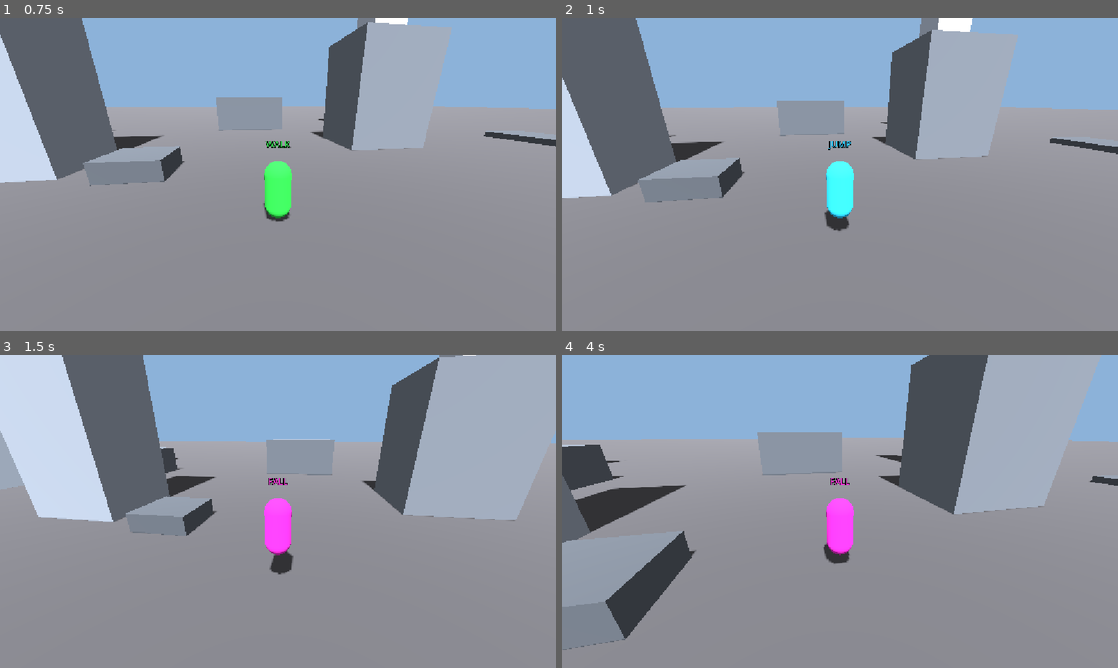
Above: before the commit, frames 1-4 (two rows, left to right).
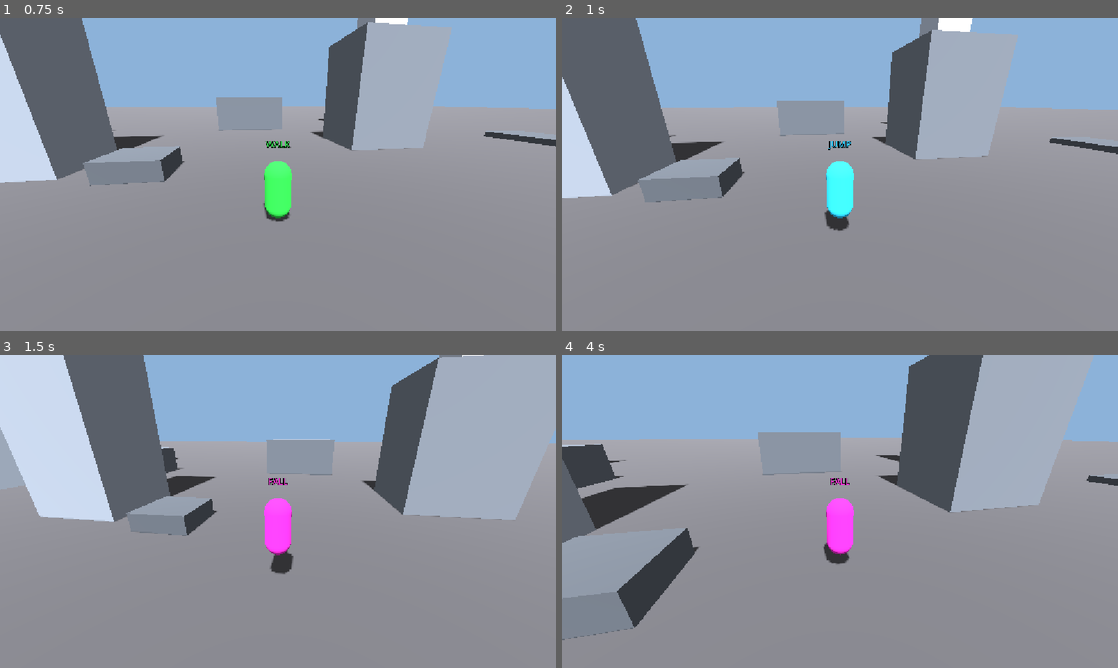
Above: after the commit, the same moments.

Repository: chesta132/spider-physics
Game: Godot game, scene res://scenes/main.tscn
Two runs of this game, one before a commit and one after it. Both use one fixed random seed, a clock stepped at 60 frames per second and the inputs below.
Inputs (mouse positions are in pixels of both pictures, inside the frame that each line leads up to):
- Up to frame 1 (0.75 s): tap Enter at 0.5 s; move the mouse to (305, 174) at 0.52 s; hold W (move_forward) from 0.53 s (still down); click (305, 174) at 0.6 s
- Up to frame 2 (1 s): keep holding W (move_forward); tap Space (jump) at 0.77 s; right-click (867, 174) at 0.8 s
- Up to frame 3 (1.5 s): keep holding W (move_forward); tap Space (jump) at 1.07 s; move the mouse to (250, 511) at 1.27 s; right-click (250, 511) at 1.35 s
- Up to frame 4 (4 s): keep holding W (move_forward); tap Space (jump) at 1.52, 1.55, 1.82, 3.02, 3.32, 3.77, 3.8 s; move the mouse to (851, 505) at 2.02 s; hold Space (jump) 2.03-2.78 s; click (851, 505) at 2.3 s; move the mouse to (834, 517) at 2.77 s; tap Mouse wheel up (cam_zoom_in) at 2.85 s; click (834, 517) at 2.92 s; right-click (834, 517) at 3.05 s; move the mouse to (878, 514) at 3.52 s; hold Mouse wheel down (cam_zoom_out) from 3.53 s (still down)

Frame 1 is identical in both runs. In frame 2, less than 0.1% of the frame differs, in the area x 0-88%, y 1-68%; in frame 3, 0.4%; in frame 4, 2.2%, in the area x 0-97%, y 0-95%.

Commit message:
Step 3 complete: fixed-length pendulum web swing, geometry-only anchors, release cases A/B, pendulum F3 readout

Diff:
--- a/scenes/player.tscn
+++ b/scenes/player.tscn
@@ -3,6 +3,7 @@
 [ext_resource type="Script" path="res://scripts/player_controller.gd" id="1_ctrl"]
 [ext_resource type="Script" path="res://scripts/physics_hud.gd" id="2_hud"]
 [ext_resource type="Script" path="res://scripts/orbit_camera.gd" id="3_cam"]
+[ext_resource type="Script" path="res://scripts/web.gd" id="4_web"]
 
 [sub_resource type="CapsuleShape3D" id="cap_shape"]
 radius = 0.4
@@ -53,6 +54,14 @@
 near = 0.05
 current = true
 
+[node name="WebLeft" type="Node3D" parent="."]
+script = ExtResource("4_web")
+side = -1.0
+
+[node name="WebRight" type="Node3D" parent="."]
+script = ExtResource("4_web")
+side = 1.0
+
 [node name="StateLabel" type="Label3D" parent="."]
 position = Vector3(0, 2.3, 0)
 billboard = 1
--- a/scripts/physics_hud.gd
+++ b/scripts/physics_hud.gd
@@ -2,8 +2,8 @@
 ## F3 physics overlay (Giancoli Ch. 1-8). Hidden at startup. Developer block only in debug builds.
 
 const N_TO_M := 0.004  # display scale: arrow length in metres per newton
-const VEC_NAMES := ["F_g", "F_N", "F_app", "F_d"]
-const VEC_COLORS := [Color.RED, Color.GREEN, Color.DEEP_SKY_BLUE, Color.YELLOW]
+const VEC_NAMES := ["F_g", "F_N", "F_app", "F_d", "T"]
+const VEC_COLORS := [Color.RED, Color.GREEN, Color.DEEP_SKY_BLUE, Color.YELLOW, Color.MAGENTA]
 const CTRL := preload("res://scripts/player_controller.gd")
 
 var DEV := OS.is_debug_build()
@@ -46,6 +46,10 @@
 	_set_on(false)
 
 
+func _web():
+	return _p.web_l if _p.web_l.phase == _p.web_l.Phase.ROPE else _p.web_r
+
+
 func _unhandled_input(event: InputEvent) -> void:
 	if event.is_action_pressed("debug_hud"):
 		_set_on(not _on)
@@ -63,7 +67,7 @@
 	if not _on:
 		return
 	var origin := _p.global_position + Vector3(0, 1.0, 0)
-	var vecs := [_p.f_g, _p.f_n, _p.f_app, _p.f_d]
+	var vecs := [_p.f_g, _p.f_n, _p.f_app, _p.f_d, _web().tension_vec()]
 	_lines.clear_surfaces()
 	_lines.surface_begin(Mesh.PRIMITIVE_LINES)
 	for i in VEC_NAMES.size():
@@ -90,7 +94,13 @@
 	lines.append("Energy K = %.0f J   U = %.0f J   E = K+U = %.0f J   lost to drag = %.0f J" % [ke, ug, ke + ug, _p.drag_loss])
 	lines.append("Forces: F_g %.0f  F_N %.0f  F_app %.0f  F_d %.0f  net %.0f N" % [_p.f_g.length(), _p.f_n.length(), _p.f_app.length(), _p.f_d.length(), _p.net.length()])
 	lines.append("Last event: %s   J = %.0f N s   peak F_N = %.0f N" % [_p.last_event, _p.last_impulse.length(), _p.peak_fn])
-	lines.append("Circular motion a_c = v^2/r: dormant (swing not built yet)")
+	var w = _web()
+	if w.phase == w.Phase.ROPE:
+		lines.append("Pendulum [%s web]  r = %.2f m   T = %.0f N" % ["left" if w.side < 0.0 else "right", w.last_radius, w.last_tension])
+		lines.append("Circular v_tan = %.2f m/s   a_c = v^2/r = %.2f m/s^2   F_c = m v^2/r = %.0f N" % [w.last_vt, w.last_ac, m * w.last_ac])
+		lines.append("Motion: non-uniform (speed changes with height along the arc)" if absf(w.last_vt - v.length()) > 0.05 else "Motion: uniform (speed constant along the arc)")
+	else:
+		lines.append("Circular motion a_c = v^2/r: no web attached (LMB left, RMB right)")
 	if DEV:
 		var col := "none"
 		if _p.get_slide_collision_count() > 0:
--- a/scripts/player_controller.gd
+++ b/scripts/player_controller.gd
@@ -63,6 +63,9 @@
 var _shown := -1
 
 @onready var visual: Node3D = $Visual
+@onready var web_l = $WebLeft
+@onready var web_r = $WebRight
+@onready var cam_ref: Camera3D = $Pivot/Pitch/Arm/Camera
 @onready var state_label: Label3D = $StateLabel
 
 
@@ -96,6 +99,7 @@
 	if wish.length_squared() > 0.01 or Input.is_action_just_pressed("jump"):
 		landing = false
 
+	_web_input()
 	var want := wish * (RUN_SPEED if sprint else WALK_SPEED)
 	diving = not grounded and velocity.y < 0.0 and air_peak - global_position.y >= DIVE_DROP
 	fast = diving and Input.is_action_pressed("fast_dive")
@@ -121,16 +125,19 @@
 	else:
 		f_n = Vector3.ZERO
 		var steer := DIVE_STEER_FAST if fast else (DIVE_STEER if diving else AIR_ACCEL)
-		f_app = wish * steer * MASS
+		f_app = Vector3.ZERO if _web_on() else wish * steer * MASS  # the rope owns the motion while swinging
 	f_d = drag(velocity, DRAG_K_FAST if fast else DRAG_K)
 	net = f_g + f_n + f_app + f_d
 	accel = net / MASS
 	velocity += accel * dt
+	velocity += _web_step(dt)
 	if not grounded:
 		drag_loss += -f_d.dot(velocity) * dt
 	var pre_vy := velocity.y
 	move_and_slide()  # the solver stops the body on the floor; nothing below writes velocity.y
 	var now_grounded := is_on_floor()
+	web_l.project(self, now_grounded)  # fixed-length rope: back onto the arc after the solver moved the body
+	web_r.project(self, now_grounded)
 	if was_grounded and not now_grounded:
 		air_peak = global_position.y  # takeoff
 	if now_grounded and not was_grounded:
@@ -141,6 +148,41 @@
 	grounded = now_grounded
 	if not grounded:
 		landing = false
+
+
+func _web_on() -> bool:
+	return web_l.phase != web_l.Phase.IDLE or web_r.phase != web_r.Phase.IDLE
+
+
+func _web_input() -> void:
+	var fwd := _flat_forward()
+	if Input.is_action_just_pressed("web_left") and web_l.phase == web_l.Phase.IDLE:
+		web_l.fire(cam_ref, get_rid())
+	if Input.is_action_just_pressed("web_right") and web_r.phase == web_r.Phase.IDLE:
+		web_r.fire(cam_ref, get_rid())
+	if Input.is_action_just_released("web_left"):
+		_launch_web(web_l, fwd)
+	if Input.is_action_just_released("web_right"):
+		_launch_web(web_r, fwd)
+
+
+func _launch_web(w, fwd: Vector3) -> void:
+	var kick: Vector3 = w.release(fwd)
+	if kick != Vector3.ZERO:
+		velocity += kick
+
+
+func _web_step(dt: float) -> Vector3:
+	var fwd := _flat_forward()  # swing drive uses camera yaw only; pitch must not push the body into the floor
+	var dv: Vector3 = web_l.step(dt, MASS, velocity, fwd, wish, grounded)
+	dv += web_r.step(dt, MASS, velocity, fwd, wish, grounded)
+	return dv
+
+
+func _flat_forward() -> Vector3:
+	var f := -cam_ref.global_transform.basis.z
+	f.y = 0.0
+	return f.normalized() if f.length_squared() > 0.001 else Vector3.FORWARD
 
 
 func _launch() -> void:
--- /dev/null
+++ b/scripts/web.gd
@@ -0,0 +1,264 @@
+extends Node3D
+## One web per hand. Fixed-length pendulum, solved in two places:
+##  - step(): before integration, remove outward radial speed while taut and add tangential drive.
+##  - project(): after move_and_slide, put the body back on the rope sphere, so the rope never
+##    stretches or shrinks. The arc radius is exactly `length` metres.
+## Anchors come from a fan biased high, forward and toward this hand's side, on real geometry only.
+
+const G := 9.8
+enum Phase { IDLE, SHOOT, ROPE }
+
+const RANGE := 45.0                     # m, longest web shot
+const SHOOT_TIME := 0.1                 # s, line travel from hand to anchor
+const MIN_ANCHOR_Y := 3.5               # m, lower hits are ground, not an anchor
+const MIN_ANCHOR_RISE := 2.5            # m, anchor must be at least this far above the player
+const FAN_YAW := [12.0, 24.0, 36.0, 48.0, 60.0]   # deg, toward this hand's side
+const FAN_PITCH := [15.0, 30.0, 45.0, 60.0]       # deg above horizontal
+const PREF_DIST := 12.0                 # m, ideal rope length
+const MAX_REACH := 30.0                 # m, longer hits lose hard
+const ATTACH_FWD := 7.0                 # m/s, forward momentum the web hands you when it bites
+const REEL_RATE := 12.0                 # m/s, rope shortens right after the web bites: the yank that lifts a ground shot
+const REEL_TIME := 0.35                 # s, how long the attach reel lasts
+const SWING_ASSIST := 8.0               # m/s^2, tangential push toward camera forward
+const PUMP := 5.0                       # m/s^2, tangential push from held WASD
+const MAX_SWING := 26.0                 # m/s, assist stops above this speed
+const CASE_A_FWD := 7.0                 # m/s, anchor ahead: strong forward boost
+const CASE_A_UP := 7.0                  # m/s, strong upward boost
+const CASE_B_FWD := 2.0                 # m/s, anchor behind: subtle forward lift
+const CASE_B_UP := 2.0                  # m/s, subtle upward lift
+const STRAND_TIME := 2.0                # s, falling strand lifetime after release
+const STRAND_DRAG := 0.4                # 1/s
+
+var phase := Phase.IDLE
+var side := -1.0                        # -1 left, +1 right (set by the scene)
+var anchor := Vector3.ZERO
+var length := 0.0                       # m, fixed arc radius while swinging
+var shoot_from := Vector3.ZERO
+var shoot_t := 0.0
+var reel_t := 0.0                       # s, attach reel time left
+var tip := Vector3.ZERO
+var toward := Vector3.ZERO              # unit vector from body to anchor
+var last_tension := 0.0                 # N
+var last_radius := 0.0                  # m
+var last_vt := 0.0                      # m/s, tangential speed
+var last_ac := 0.0                      # m/s^2
+var last_case := ""                     # "A" or "B" from the last release
+var strand_t := 0.0
+var strand_anchor := Vector3.ZERO
+var strand_tip := Vector3.ZERO
+var strand_vel := Vector3.ZERO
+
+var _line: MeshInstance3D
+var _strand: MeshInstance3D
+var _mark: MeshInstance3D
+
+
+func _ready() -> void:
+	var m := StandardMaterial3D.new()
+	m.shading_mode = BaseMaterial3D.SHADING_MODE_UNSHADED
+	m.albedo_color = Color(0.92, 0.95, 1.0)
+	var box := BoxMesh.new()
+	box.size = Vector3(0.05, 0.05, 1.0)
+	box.material = m
+	var ball := SphereMesh.new()
+	ball.radius = 0.14
+	ball.height = 0.28
+	ball.material = m
+	_line = _make(box)
+	_strand = _make(box)
+	_mark = _make(ball)
+	_line.visible = false
+	_strand.visible = false
+	_mark.visible = false
+
+
+func _make(mesh: Mesh) -> MeshInstance3D:
+	var mi := MeshInstance3D.new()
+	mi.mesh = mesh
+	mi.top_level = true  # world space, so the line does not inherit the body's rotation
+	add_child(mi)
+	return mi
+
+
+## Search this hand's fan for a building face. Higher and forward wins, far or low loses.
+func fire(cam: Camera3D, body_rid: RID) -> bool:
+	var fwd := -cam.global_transform.basis.z
+	fwd.y = 0.0
+	fwd = fwd.normalized()
+	var right := cam.global_transform.basis.x
+	right.y = 0.0
+	right = right.normalized()
+	var origin := global_position
+	var best := Vector3.ZERO
+	var best_sc := -1e9
+	for yd in FAN_YAW:
+		for pd in FAN_PITCH:
+			var yaw := deg_to_rad(yd) * side
+			var pitch := deg_to_rad(pd)
+			var h := fwd * cos(yaw) + right * sin(yaw)
+			var dir := (h * cos(pitch) + Vector3.UP * sin(pitch)).normalized()
+			var q := PhysicsRayQueryParameters3D.create(origin, origin + dir * RANGE)
+			q.exclude = [body_rid]
+			var hit := get_world_3d().direct_space_state.intersect_ray(q)
+			if hit.is_empty():
+				continue
+			var p: Vector3 = hit["position"]
+			if p.y < MIN_ANCHOR_Y or p.y < origin.y + MIN_ANCHOR_RISE:
+				continue
+			var off := p - origin
+			var d := off.length()
+			var fwd_reach := off.dot(fwd)
+			if fwd_reach < 1.0:
+				continue  # straight up or behind: no forward swing
+			# Height dominates, forward reach adds, distance away from PREF_DIST costs.
+			var sc := p.y * 1.0 + fwd_reach * 0.9 - absf(d - PREF_DIST) * 0.5
+			var arc_bottom := p.y - d  # lowest point of the swing circle
+			if arc_bottom < 1.5:
+				sc -= (1.5 - arc_bottom) * 6.0  # an arc that dips under the floor cannot swing
+			if d > MAX_REACH:
+				sc -= (d - MAX_REACH) * 4.0
+			if sc > best_sc:
+				best_sc = sc
+				best = p
+	if best_sc == -1e9:
+		return false
+	anchor = best
+	shoot_from = origin
+	tip = origin
+	shoot_t = 0.0
+	phase = Phase.SHOOT
+	return true
+
+
+## Let go. Returns the launch velocity change (m/s).
+func release(cam_fwd: Vector3) -> Vector3:
+	var kick := Vector3.ZERO
+	if phase == Phase.ROPE:
+		var ahead := (anchor - global_position).dot(cam_fwd) > 0.0
+		last_case = "A" if ahead else "B"
+		kick = kick_for(ahead, cam_fwd)
+		strand_anchor = anchor
+		strand_tip = global_position + Vector3(0, 1.4, 0)
+		strand_vel = Vector3.ZERO
+		strand_t = STRAND_TIME
+	phase = Phase.IDLE
+	toward = Vector3.ZERO
+	last_tension = 0.0
+	length = 0.0
+	return kick
+
+
+static func kick_for(ahead: bool, fwd: Vector3) -> Vector3:
+	if ahead:
+		return fwd * CASE_A_FWD + Vector3.UP * CASE_A_UP
+	return fwd * CASE_B_FWD + Vector3.UP * CASE_B_UP
+
+
+## Advance shot/rope/strand one tick. Returns the velocity change to add before move_and_slide.
+func step(dt: float, mass: float, vel: Vector3, cam_fwd: Vector3, wish: Vector3, on_floor: bool) -> Vector3:
+	_strand_step(dt)
+	if phase == Phase.SHOOT:
+		shoot_t += dt
+		var f := minf(shoot_t / SHOOT_TIME, 1.0)
+		tip = shoot_from.lerp(anchor, f)
+		if f >= 1.0:
+			phase = Phase.ROPE
+			length = global_position.distance_to(anchor)
+			reel_t = REEL_TIME  # the yank: rope shortens briefly, the projection pulls the body up the arc
+			return cam_fwd * ATTACH_FWD  # and it hands you forward speed, so the arc carries you through
+		return Vector3.ZERO
+	if phase != Phase.ROPE:
+		return Vector3.ZERO
+	var d := anchor - global_position
+	var dist := d.length()
+	if dist < 0.001:
+		return Vector3.ZERO
+	toward = d / dist
+	if reel_t > 0.0:
+		reel_t -= dt
+		length = maxf(length - REEL_RATE * dt, 4.0)  # reel in for a moment, then hold a fixed swing length
+	var radial := vel.dot(toward)           # + toward the anchor, - away from it
+	var v_tan := vel - toward * radial
+	last_radius = dist
+	last_vt = v_tan.length()
+	last_ac = last_vt * last_vt / dist
+	var dv := Vector3.ZERO
+	if dist >= length - 0.02:
+		if radial < 0.0:
+			dv += toward * -radial        # remove outward speed, keep the tangent motion
+		last_tension = maxf(mass * (last_ac + G * toward.y), 0.0)
+		if not on_floor and vel.length() < MAX_SWING:
+			var tf := cam_fwd - toward * cam_fwd.dot(toward)   # camera forward, in the swing plane
+			if tf.length_squared() > 0.01:
+				dv += tf.normalized() * SWING_ASSIST * dt
+			var tw := wish - toward * wish.dot(toward)          # WASD, in the swing plane
+			if tw.length_squared() > 0.01:
+				dv += tw.normalized() * PUMP * dt
+	else:
+		last_tension = 0.0
+	return dv
+
+
+## After move_and_slide: put the body back on the rope sphere. Skipped on the floor, so the
+## floor and the rope never fight over the position.
+func project(body: CharacterBody3D, on_floor: bool) -> void:
+	if phase != Phase.ROPE or length <= 0.001:
+		return
+	var d := anchor - body.global_position
+	var dist := d.length()
+	if dist <= length:
+		return
+	var dir: Vector3 = d / dist
+	var target := anchor - dir * length
+	if on_floor and target.y < body.global_position.y:
+		return  # never push a grounded body into the floor; upward corrections still lift it
+	body.global_position = target
+	var outward: float = body.velocity.dot(-dir)
+	if outward > 0.0:
+		body.velocity += dir * outward
+
+
+func tension_vec() -> Vector3:
+	return toward * last_tension if phase == Phase.ROPE else Vector3.ZERO
+
+
+func _strand_step(dt: float) -> void:
+	if strand_t <= 0.0:
+		return
+	strand_t -= dt
+	strand_vel += Vector3(0, -G, 0) * dt
+	strand_vel *= maxf(1.0 - STRAND_DRAG * dt, 0.0)
+	strand_tip += strand_vel * dt
+	strand_tip.y = maxf(strand_tip.y, 0.05)
+
+
+func _process(_delta: float) -> void:
+	var hand := global_position + Vector3(0, 1.4, 0)
+	match phase:
+		Phase.SHOOT:
+			_seg(_line, hand, tip)
+			_mark.global_position = anchor
+			_mark.visible = true
+		Phase.ROPE:
+			_seg(_line, hand, anchor)
+			_mark.global_position = anchor
+			_mark.visible = true
+		_:
+			_line.visible = false
+			_mark.visible = false
+	if strand_t > 0.0:
+		_seg(_strand, strand_anchor, strand_tip)
+	else:
+		_strand.visible = false
+
+
+func _seg(mi: MeshInstance3D, a: Vector3, b: Vector3) -> void:
+	var d := b - a
+	var n := d.length()
+	mi.visible = n > 0.01
+	if n <= 0.01:
+		return
+	var z := d / n  # unit direction a -> b; the box is 1 m long along its +Z
+	var up := Vector3.UP if absf(z.y) < 0.99 else Vector3.FORWARD
+	var bs := Basis.looking_at(-z, up)  # looking_at aims -Z, so pass -z to get +Z along the segment
+	mi.global_transform = Transform3D(bs.x, bs.y, bs.z * n, (a + b) * 0.5)
--- /dev/null
+++ b/tests/step3_check.gd
@@ -0,0 +1,108 @@
+extends SceneTree
+## Step 3 checks: web anchors on geometry only, high and forward; fixed-length rope; real swing;
+## release cases A/B; falling strand; F3 pendulum readout.
+## Run: godot --headless -s tests/step3_check.gd
+
+const MASS := 70.0
+const G := 9.8
+var fails := 0
+
+
+func check(label: String, ok: bool) -> void:
+	print(("PASS " if ok else "FAIL ") + label)
+	if not ok:
+		fails += 1
+
+
+func _initialize() -> void:
+	var main: Node = load("res://scenes/main.tscn").instantiate()
+	root.add_child(main)
+	var p: CharacterBody3D = main.get_node("Player")
+	for i in 120:
+		await physics_frame
+	var wl = p.get_node("WebLeft")
+	var wr = p.get_node("WebRight")
+	var cam: Camera3D = p.get_node("Pivot/Pitch/Arm/Camera")
+
+	# 1. No building: a straight-up shot must refuse, never hook empty air
+	cam.rotation.x = -1.45
+	cam.rotation.y = 0.0
+	check("shot at open sky does not attach", not wl.fire(cam, p.get_rid()))
+	check("sky shot leaves web idle", wl.phase == wl.Phase.IDLE)
+
+	# 2. Left web: building face, high and forward of the player
+	cam.rotation.x = -0.4
+	cam.rotation.y = 0.0
+	var start := p.global_position
+	var fwd := Vector3(0, 0, -1)
+	var ok_l: bool = wl.fire(cam, p.get_rid())
+	check("left web attaches to a building face", ok_l and wl.phase == wl.Phase.SHOOT)
+	var off: Vector3 = wl.anchor - start
+	check("anchor is above the player (rise %.2f m)" % off.y, off.y >= wl.MIN_ANCHOR_RISE)
+	check("anchor is forward of the player (%.2f m)" % off.dot(fwd), off.dot(fwd) > 1.0)
+	check("anchor is left of the player (%.2f m)" % off.dot(Vector3(1, 0, 0)), off.dot(Vector3(1, 0, 0)) < 0.0)
+	check("anchor height %.2f m is well up a wall" % wl.anchor.y, wl.anchor.y > 6.0)
+
+	# 3. Swing: rope stays fixed, body leaves the floor and arcs
+	var dmin := 1e9
+	var dmax := 0.0
+	var top := -1e9
+	var vmax := 0.0
+	var air := 0
+	for i in 360:
+		await physics_frame
+		top = maxf(top, p.global_position.y)
+		vmax = maxf(vmax, p.velocity.length())
+		if not p.grounded:
+			air += 1
+		if wl.phase == wl.Phase.ROPE and i > 90:
+			var d: float = p.global_position.distance_to(wl.anchor)
+			dmin = minf(dmin, d)
+			dmax = maxf(dmax, d)
+	print("swing: rope band %.2f..%.2f (len %.2f), peak h %.2f, peak v %.2f, air %d" % [dmin, dmax, wl.length, top, vmax, air])
+	check("rope never stretches past its length", dmax <= wl.length + 0.05)
+	check("rope length holds (slack under 1.5 m)", wl.length - dmin < 1.5)
+	check("body leaves the floor (airborne %d frames)" % air, air > 60)
+	check("swing gains height (peak %.2f m)" % top, top > 3.0)
+	check("swing reaches real speed (%.2f m/s)" % vmax, vmax > 8.0)
+	check("tension reported while taut (%.0f N)" % wl.last_tension, wl.last_tension > 0.0)
+
+	# 4. Release: momentum kept, strand falls, case recorded
+	var v_before: Vector3 = p.velocity
+	var kick: Vector3 = wl.release(fwd)
+	check("release detaches", wl.phase == wl.Phase.IDLE)
+	check("release returns a kick (%.1f m/s)" % kick.length(), kick.length() > 0.0)
+	check("release records case %s" % wl.last_case, wl.last_case == "A" or wl.last_case == "B")
+	check("strand starts falling", wl.strand_t > 0.0)
+	var y0: float = wl.strand_tip.y
+	for i in 30:
+		await physics_frame
+	check("strand falls under gravity (%.2f m)" % (y0 - wl.strand_tip.y), wl.strand_tip.y < y0)
+
+	# 5. Kick magnitudes: case A strong, case B subtle
+	var ka: Vector3 = wl.kick_for(true, fwd)
+	var kb: Vector3 = wl.kick_for(false, fwd)
+	check("case A kick is stronger than case B (%.1f vs %.1f m/s)" % [ka.length(), kb.length()], ka.length() > kb.length() * 2.0)
+	check("case A pushes forward and up", ka.z < 0.0 and ka.y > 0.0)
+	check("case B lifts gently", kb.y > 0.0 and kb.length() < 4.0)
+
+	# 6. Right web: mirror side
+	for i in 90:
+		await physics_frame
+	cam.rotation.x = -0.4
+	var ok_r: bool = wr.fire(cam, p.get_rid())
+	var offr: Vector3 = wr.anchor - p.global_position
+	check("right web attaches", ok_r)
+	check("right anchor is right of the player (%.2f m)" % offr.dot(Vector3(1, 0, 0)), offr.dot(Vector3(1, 0, 0)) > 0.0)
+
+	# 7. F3 HUD shows the pendulum readout while a web is held
+	var hud: Node3D = p.get_node("PhysicsHUD")
+	hud._set_on(true)
+	for i in 20:
+		await physics_frame
+	var txt: String = hud._text.text
+	check("HUD shows tension and circular metrics", txt.contains("T =") and txt.contains("a_c = v^2/r") and txt.contains("F_c = m v^2/r"))
+	print("HUD pendulum lines:\n", txt)
+
+	print("RESULT: ", "ALL PASS" if fails == 0 else "%d FAIL" % fails)
+	quit(1 if fails else 0)
Not shown, added: scripts/web.gd.uid
